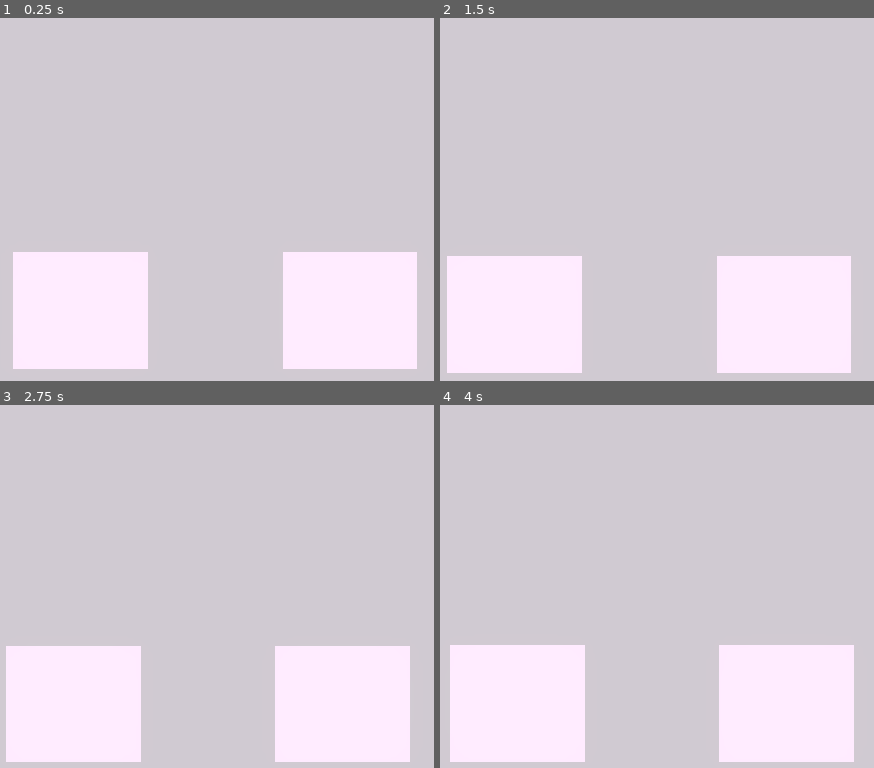
Above: before the commit, frames 1-4 (two rows, left to right).
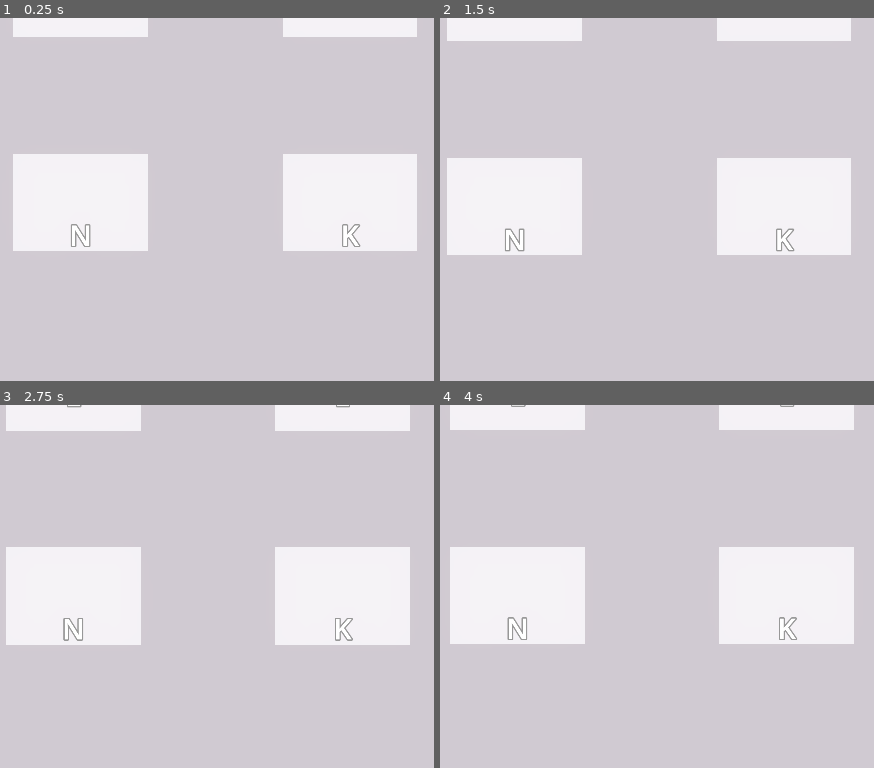
Above: after the commit, the same moments.

Repository: chenxinma/letter-blast
Game: Godot game, scene res://scenes/main_3d.tscn
Two runs of this game, one before a commit and one after it. Both use one fixed random seed, a clock stepped at 60 frames per second and the inputs below.
Inputs (mouse positions are in pixels of both pictures, inside the frame that each line leads up to):
- Up to frame 1 (0.25 s): no input
- Up to frame 2 (1.5 s): move the mouse to (outside the picture) at 0.52 s; click (outside the picture) at 0.67 s; move the mouse to (587, 264) at 1.27 s; click (587, 264) at 1.42 s
- Up to frame 3 (2.75 s): move the mouse to (386, 532) at 2.02 s; click (386, 532) at 2.17 s
- Up to frame 4 (4 s): move the mouse to (704, 720) at 2.77 s; click (704, 720) at 2.92 s; move the mouse to (outside the picture) at 3.52 s; click (outside the picture) at 3.67 s

The runs differ from the first frame. In frame 1, 40% of the frame differs, in the area x 2-97%, y 0-97%; in frame 2, 40%; in frame 3, 41%, in the area x 1-95%, y 0-99%; in frame 4, 41%.

Commit message:
fix: move camera further back to display full grid

Diff:
--- a/scenes/main_3d.tscn
+++ b/scenes/main_3d.tscn
@@ -15,9 +15,9 @@
 [node name="Background3D" parent="." unique_id=1164069581 instance=ExtResource("8_bg")]
 
 [node name="Camera3D" type="Camera3D" parent="." unique_id=1629312009]
-transform = Transform3D(1, 0, 0, 0, 0.866025, 0.5, 0, -0.5, 0.866025, 1.5, 8, 12)
+transform = Transform3D(1, 0, 0, 0, 0.866025, 0.5, 0, -0.5, 0.866025, 1.5, 25, 45)
 projection = 1
-fov = 55.0
+fov = 45.0
 near = 0.1
 far = 1000.0
 
